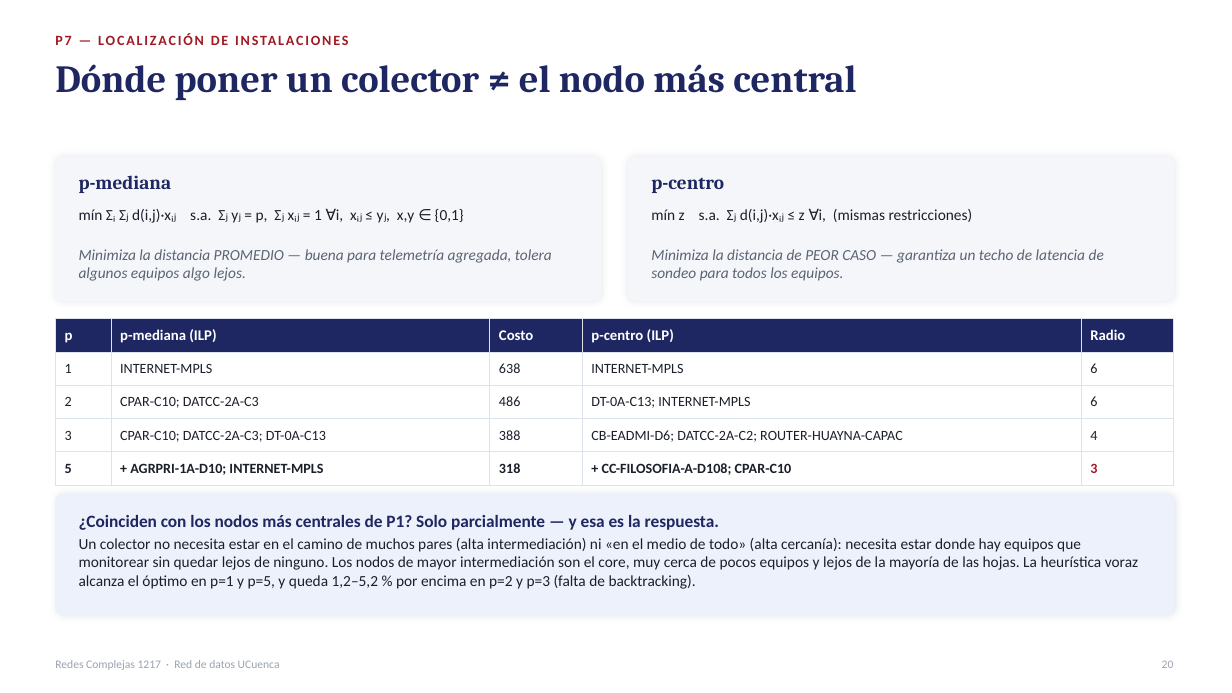
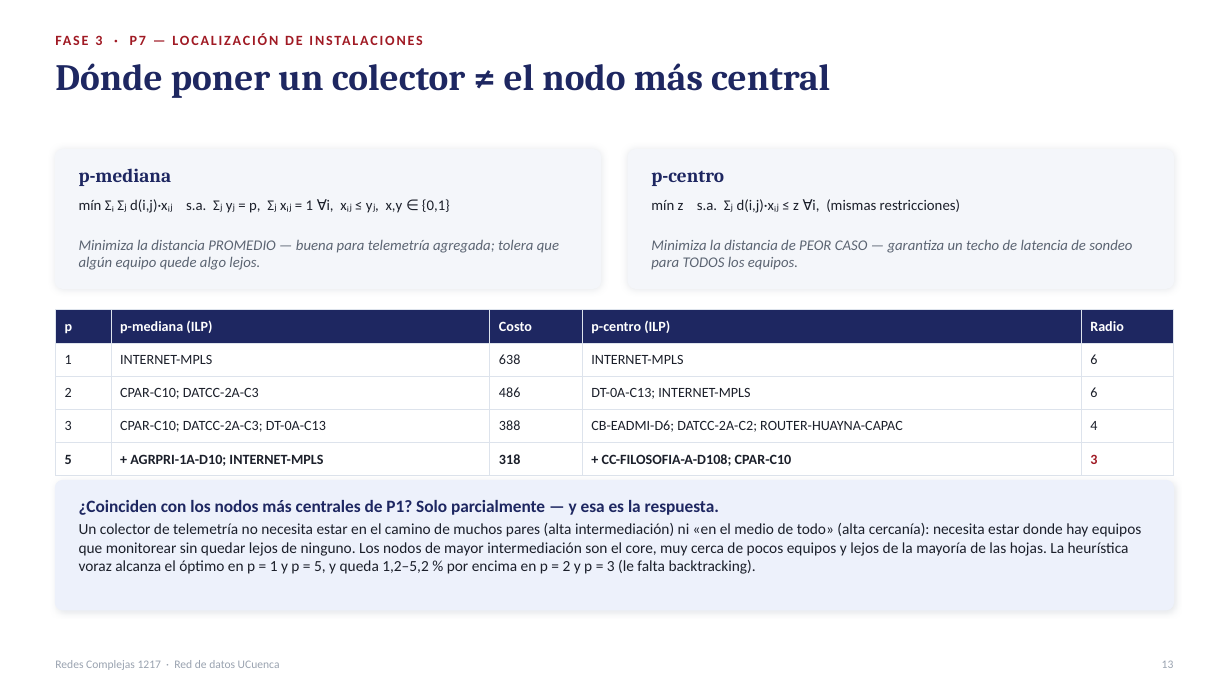
Before and after one commit to chino111160/redes-complejas-ucuenca, a slide deck: slide 13 of diapositivas/Presentacion_Redes_Complejas_RedUCuenca.pptx (slide 20 before the commit). Drawn at 1232x693 pixels with LibreOffice and Linux fonts; fonts in the diff are those of the drawing. Boxes give left, top, right and bottom in pixels: in the first picture for what was removed or moved away, otherwise in the second. Text is boxed around its words. In the diff, an @@ line names an element or a change of style, - is before the commit and + after.

```diff
--- a/diapositivas/Presentacion_Redes_Complejas_RedUCuenca.pptx
+++ b/diapositivas/Presentacion_Redes_Complejas_RedUCuenca.pptx
@@ text "Dónde poner un colector ≠ ..." at <box>55,63,830,98</box>: size 30 to 29 pt @@
@@ text at <box>95,35,102,45</box>: text changed @@
-P7 — LOCALIZACIÓN DE INSTALACIONES
+FASE 3 · P7 — LOCALIZACIÓN DE INSTALACIONES
@@ rounded rectangle: place and size @@
-rounded rectangle at <box>55,157,601,300</box>
+rounded rectangle at <box>55,150,601,288</box>
@@ text "p-mediana": place and size @@
-text "p-mediana" at <box>79,175,172,193</box>
+text "p-mediana" at <box>79,168,172,186</box>
@@ proportions changed in 3 elements at <box>55,481,1174,610</box>, <box>55,150,601,288</box>, <box>628,150,1174,288</box> @@
@@ rounded rectangle: place and size @@
-rounded rectangle at <box>628,157,1174,300</box>
+rounded rectangle at <box>628,150,1174,288</box>
@@ text "p-centro": place and size @@
-text "p-centro" at <box>651,178,724,193</box>
+text "p-centro" at <box>651,171,724,186</box>
@@ text "mín Σᵢ Σⱼ d(i,j)·xᵢⱼ s.a. ...": place and size @@
-text "mín Σᵢ Σⱼ d(i,j)·xᵢⱼ s.a. ..." at <box>79,209,464,223</box>
+text "mín Σᵢ Σⱼ d(i,j)·xᵢⱼ s.a. ..." at <box>79,199,450,213</box>
@@ text "mín Σᵢ Σⱼ d(i,j)·xᵢⱼ s.a. ..." at <box>79,199,450,213</box>: size 12 to 11.5 pt @@
@@ text "mín z s.a. Σⱼ d(i,j)·xᵢⱼ ..." at <box>651,199,960,213</box>: size 12 to 11.5 pt @@
@@ text "mín z s.a. Σⱼ d(i,j)·xᵢⱼ ...": place and size @@
-text "mín z s.a. Σⱼ d(i,j)·xᵢⱼ ..." at <box>651,209,973,223</box>
+text "mín z s.a. Σⱼ d(i,j)·xᵢⱼ ..." at <box>651,199,960,213</box>
@@ text at <box>79,239,559,270</box>: text changed; size 12 to 11.5 pt @@
-Minimiza la distancia PROMEDIO — buena para telemetría agregada, tolera algunos equipos algo lejos.
+Minimiza la distancia PROMEDIO — buena para telemetría agregada; tolera que algún equipo quede algo lejos.
@@ text at <box>651,239,1132,270</box>: text changed; size 12 to 11.5 pt @@
-Minimiza la distancia de PEOR CASO — garantiza un techo de latencia de sondeo para todos los equipos.
+Minimiza la distancia de PEOR CASO — garantiza un techo de latencia de sondeo para TODOS los equipos.
@@ table at <box>55,310,1174,476</box> @@
@@ size 11.5 to 11 pt in "p", "p-mediana (ILP)", "Costo", "p-centro (ILP)" and 1 more places @@
@@ table: place and size @@
-table at <box>55,319,1174,479</box>
+table at <box>55,310,1174,476</box>
@@ rounded rectangle: place and size @@
-rounded rectangle at <box>55,494,1174,615</box>
+rounded rectangle at <box>55,481,1174,610</box>
@@ text "¿Coinciden con los nodos más ...": place and size @@
-text "¿Coinciden con los nodos más ..." at <box>79,515,719,530</box>
+text "¿Coinciden con los nodos más ..." at <box>79,500,719,515</box>
@@ text at <box>79,523,1142,574</box>: text changed @@
-Un colector no necesita estar en el camino de muchos pares (alta intermediación) ni «en el medio de todo» (alta cercanía): necesita estar donde hay equipos que monitorear sin quedar lejos de ninguno. Los nodos de mayor intermediación son el core, muy cerca de pocos equipos y lejos de la mayoría de las hojas. La heurística voraz alcanza el óptimo en p=1 y p=5, y queda 1,2–5,2 % por encima en p=2 y p=3 (falta de backtracking).
+Un colector de telemetría no necesita estar en el camino de muchos pares (alta intermediación) ni «en el medio de todo» (alta cercanía): necesita estar donde hay equipos que monitorear sin quedar lejos de ninguno. Los nodos de mayor intermediación son el core, muy cerca de pocos equipos y lejos de la mayoría de las hojas. La heurística voraz alcanza el óptimo en p = 1 y p = 5, y queda 1,2–5,2 % por encima en p = 2 y p = 3 (le falta backtracking).
@@ text at <box>1162,660,1174,668</box>: text changed @@
-20
+13
```
Also in this commit, not shown: 18 other slides changed, 10 slides removed.
